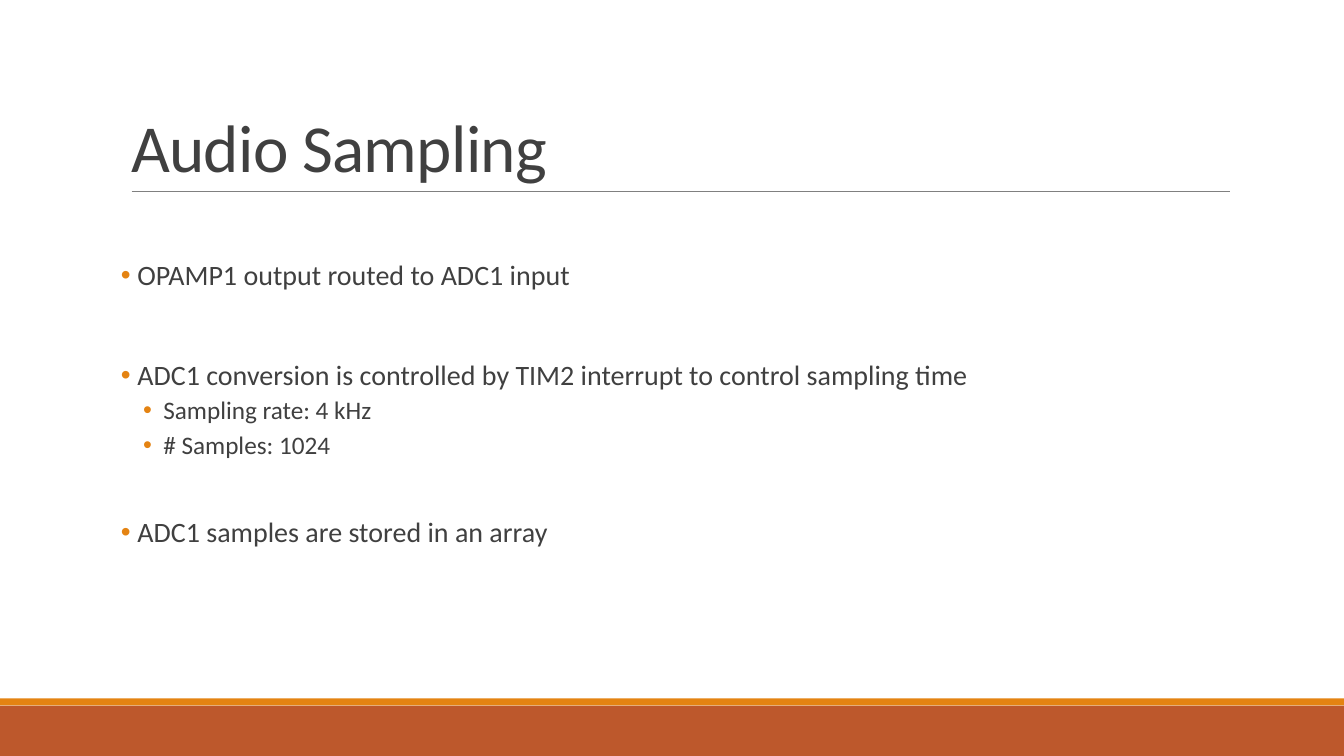
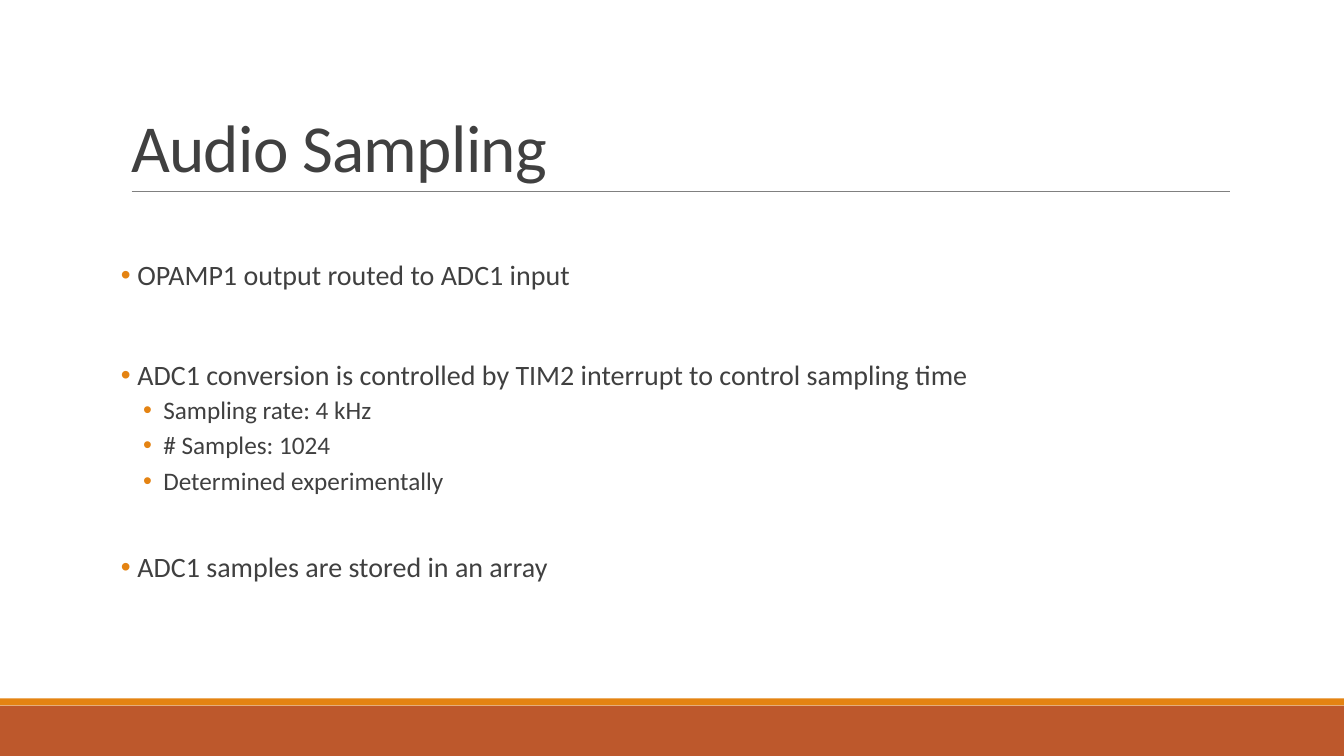
Before and after one commit to andrewtimmons/ece433_final_project, a slide deck: slide 7 of documents/instrument_tuner_presentation.pptx. Drawn at 1344x756 pixels with LibreOffice and Linux fonts; fonts in the diff are those of the drawing. Boxes give left, top, right and bottom in pixels: in the first picture for what was removed or moved away, otherwise in the second. Text is boxed around its words. In the diff, an @@ line names an element or a change of style, - is before the commit and + after.

```diff
--- a/documents/instrument_tuner_presentation.pptx
+++ b/documents/instrument_tuner_presentation.pptx
@@ text at (x1=163, y1=472, x2=443, y2=494): paragraph added @@
+  • Determined experimentally
```
Also in this commit, not shown: 3 other slides changed, 1 slide added.
